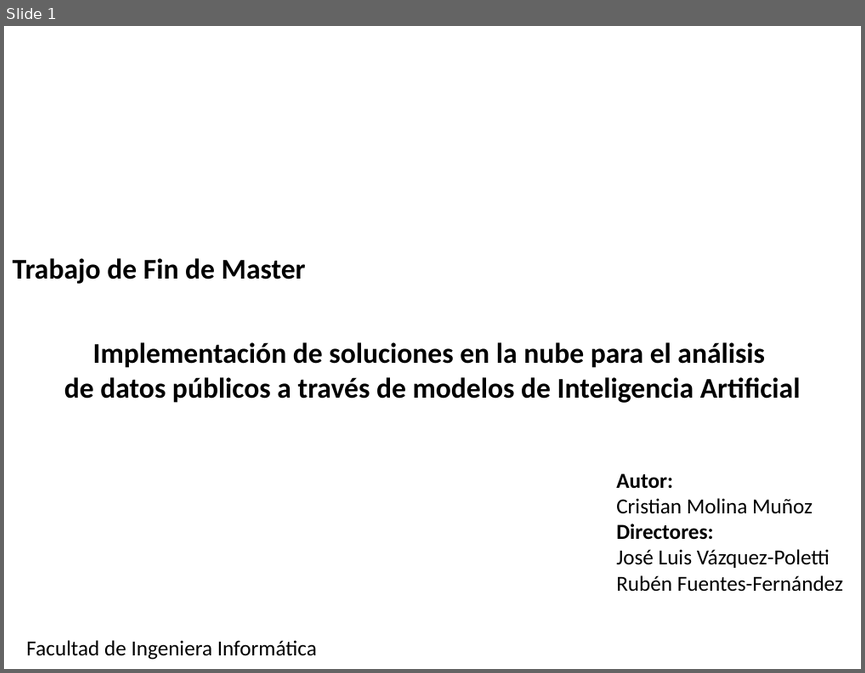
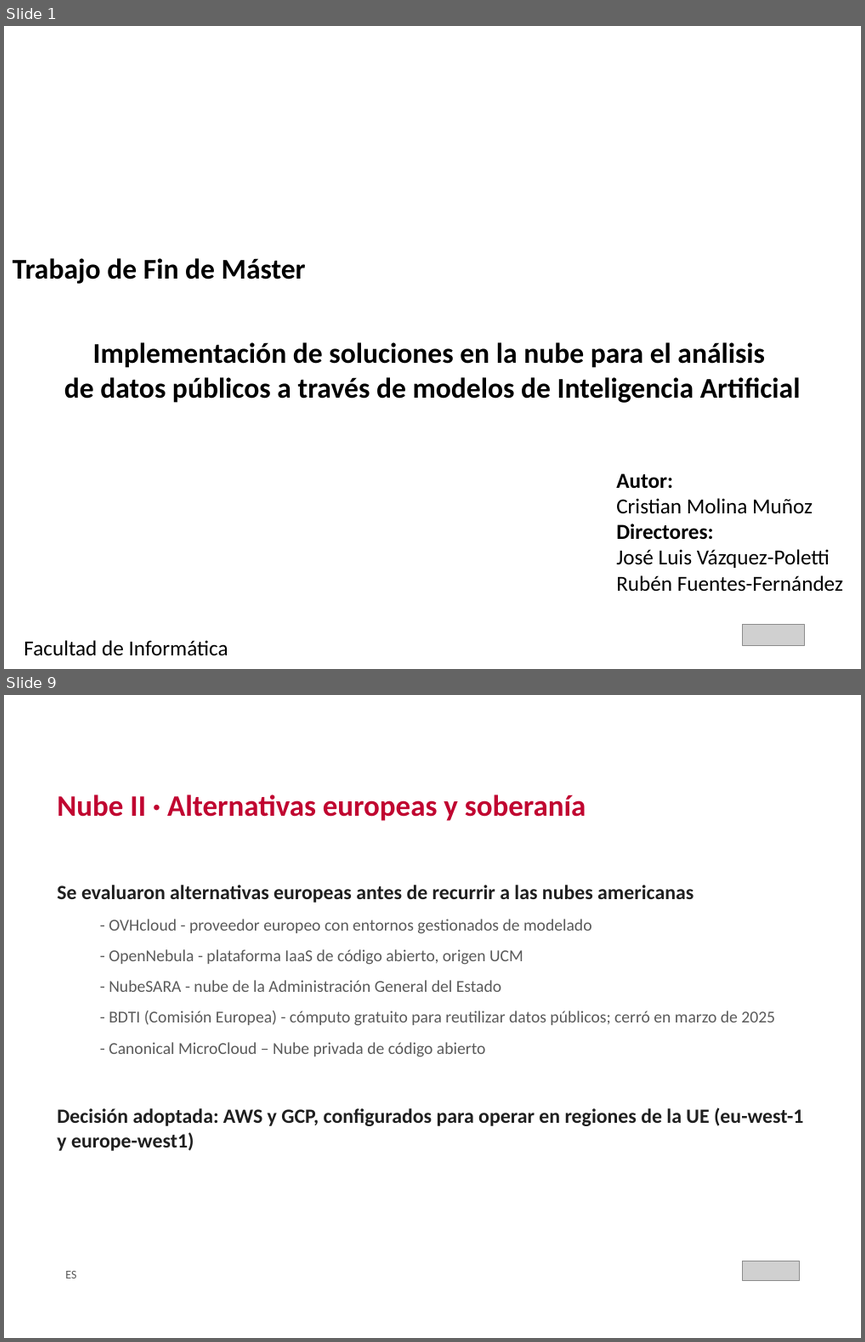
Before and after one commit to crismo04/TFM-cloud-soliutions-to-public-data, a slide deck: master's thesis/TFM_MII_Cloud_AI_PublicData_MolinaCristian_2026.pptx. Shown one above the other, each under a label of ours: slide 1 before the commit, slides 1 and 9 after it; the slides between them are not shown. The pictures are 865x673 and 865x1342 pixels, drawn with LibreOffice and Linux fonts; fonts in the diff are those of the drawing; grey boxes stand for pictures; background and template pictures are left out. Boxes give left, top, right and bottom in pixels: in the first picture for what was removed or moved away, otherwise in the second. Text is boxed around its words. In the diff, an @@ line names an element or a change of style, - is before the commit and + after.

```diff
--- a/master's thesis/TFM_MII_Cloud_AI_PublicData_MolinaCristian_2026.pptx
+++ b/master's thesis/TFM_MII_Cloud_AI_PublicData_MolinaCristian_2026.pptx
@@ slide 9 added at (4, 695, 861, 1338), background #FFFFFF @@
@@ text added at (57, 794, 585, 821), 25 pt, text #C00530, bold @@
+Nube II · Alternativas europeas y soberanía
@@ text added at (57, 885, 803, 1151), 14 pt, text #5A5A5A @@
+Se evaluaron alternativas europeas antes de recurrir a las nubes americanas
+  - OVHcloud - proveedor europeo con entornos gestionados de modelado
+  - OpenNebula - plataforma IaaS de código abierto, origen UCM
+  - NubeSARA - nube de la Administración General del Estado
+  - BDTI (Comisión Europea) - cómputo gratuito para reutilizar datos públicos; cerró en marzo de 2025
+  - Canonical MicroCloud – Nube privada de código abierto
+Decisión adoptada: AWS y GCP, configurados para operar en regiones de la UE (eu-west-1 y europe-west1)
@@ text added at (65, 1270, 76, 1278), 10 pt, text #5A5A5A @@
+ES
@@ picture added at (743, 1260, 799, 1280) @@
@@ slide 1 changed as well @@
@@ text at (12, 258, 306, 284): text changed @@
-Trabajo de Fin de Master
+Trabajo de Fin de Máster
@@ picture added at (743, 624, 804, 646) @@
@@ text at (24, 640, 228, 656): text changed @@
-Facultad de Ingeniera Informática
+Facultad de Informática
```
Also in this commit, not shown: 31 other slides added, 3 slides removed, 9 other files.
